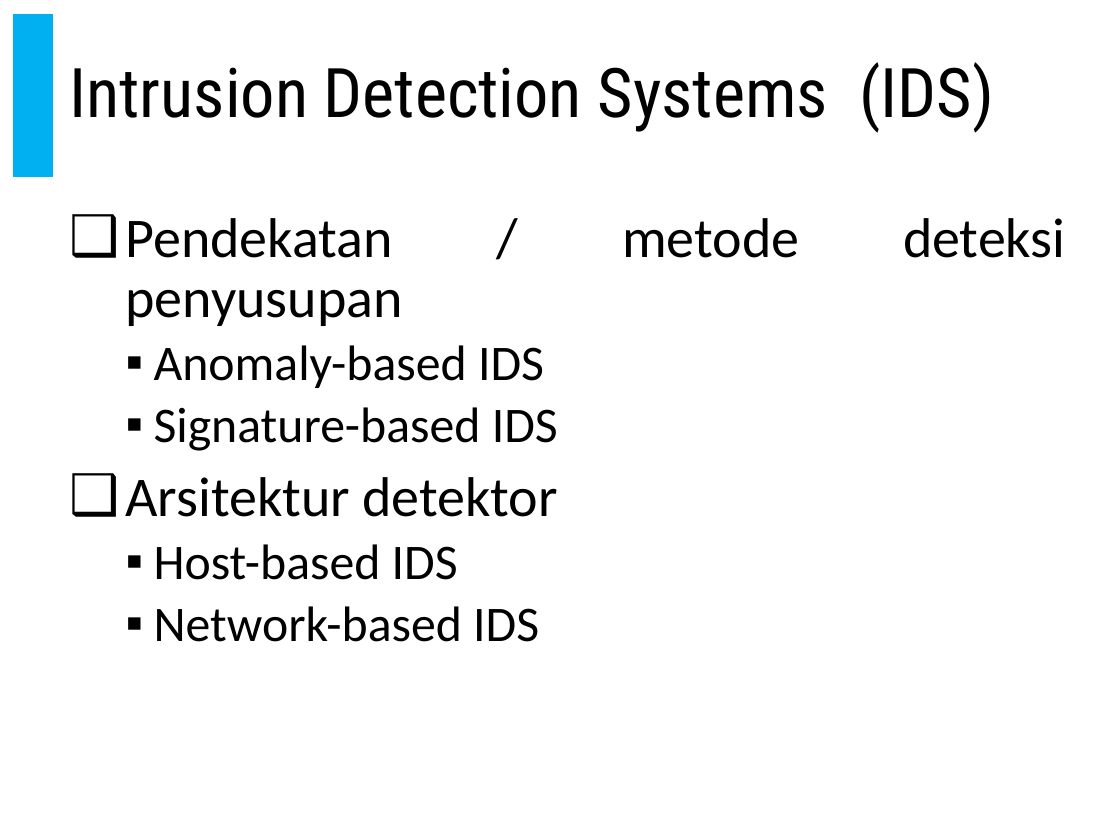
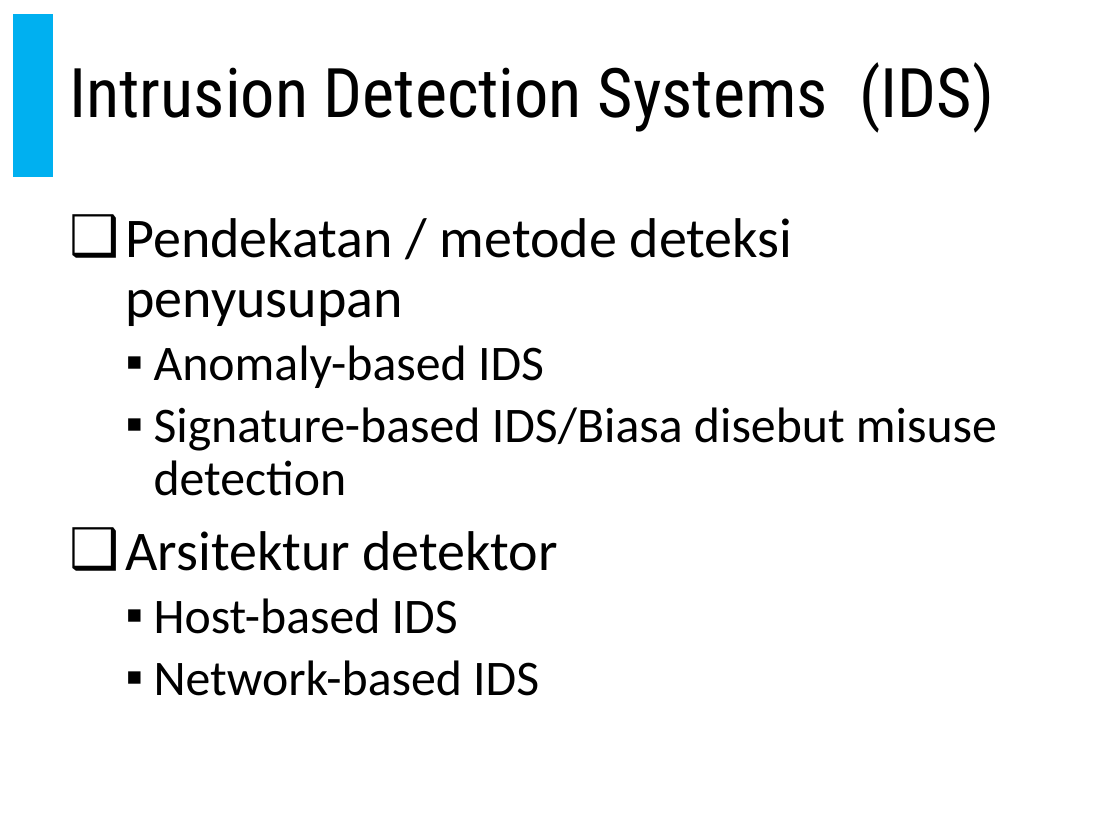
Before and after one commit to doniaft/Keamanan-Informasi, a slide deck: slide 120 of 1. Bahan Ajar/06. Keamanan Informasi - Firewall dan Intrusion Detection System.pptx (slide 117 before the commit). Drawn at 1120x840 pixels with LibreOffice and Linux fonts; fonts in the diff are those of the drawing. Boxes give left, top, right and bottom in pixels: in the first picture for what was removed or moved away, otherwise in the second. Text is boxed around its words. In the diff, an @@ line names an element or a change of style, - is before the commit and + after.

```diff
--- a/1. Bahan Ajar/06. Keamanan Informasi - Firewall dan Intrusion Detection System.pptx
+++ b/1. Bahan Ajar/06. Keamanan Informasi - Firewall dan Intrusion Detection System.pptx
@@ text at (126, 218, 793, 696): alignment justified to left @@
@@ text at (154, 407, 997, 496): text changed @@
-  ▪ Signature-based IDS
+  ▪ Signature-based IDS/Biasa disebut misuse detection
```
Also in this commit, not shown: 16 other slides changed, 17 slides added.
